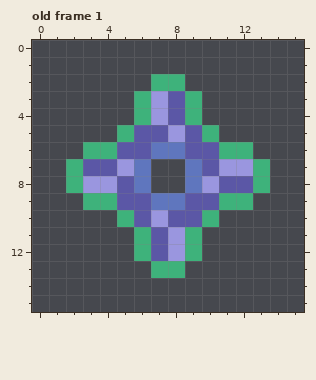
Two versions of one pixel-art file, Assets/Sprites/Weapons/Chakram.aseprite. Above, as it was before the edit.
16x16 pixels, 1 frame. Shown: old frame 1. The commit also changed other frames, which this record leaves out.
Now the later version:
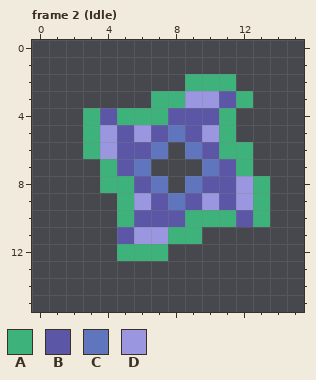
Palette (. is transparent): A #3eb27b  B #5b57a6  C #5f76be  D #9a96df
A new or re-ordered frame is compared with the old frame closest to it.
What changed:
frames 1 -> 6
--- frame 2 (Idle) is new; against old frame 1
@@ x 0..15 @@
  1 ................
- 2 .......AA.......
- 3 ......ADBA......
- 4 ......ADBA......
- 5 .....ABBDBA.....
- 6 ...AABBCCBBAA...
- 7 ..ABBDC..CBDDA..
- 8 ..ADDBC..CDBBA..
- 9 ...AABBCCBBAA...
-10 .....ABDBBA.....
-11 ......ABDA......
-12 ......ABDA......
-13 .......AA.......
+ 2 .........AAA....
+ 3 .......AADDBA...
+ 4 ...ABAAABBBA....
+ 5 ...ADBDBCBDA....
+ 6 ...ADBBC.CBAA...
+ 7 ....ABC...CBA...
+ 8 ....AABC.CBBDA..
+ 9 .....ADBCBDBDA..
+10 .....ABBBAAABA..
+11 .....BDDAA......
+12 .....AAA........
+13 ................
 14 ................
